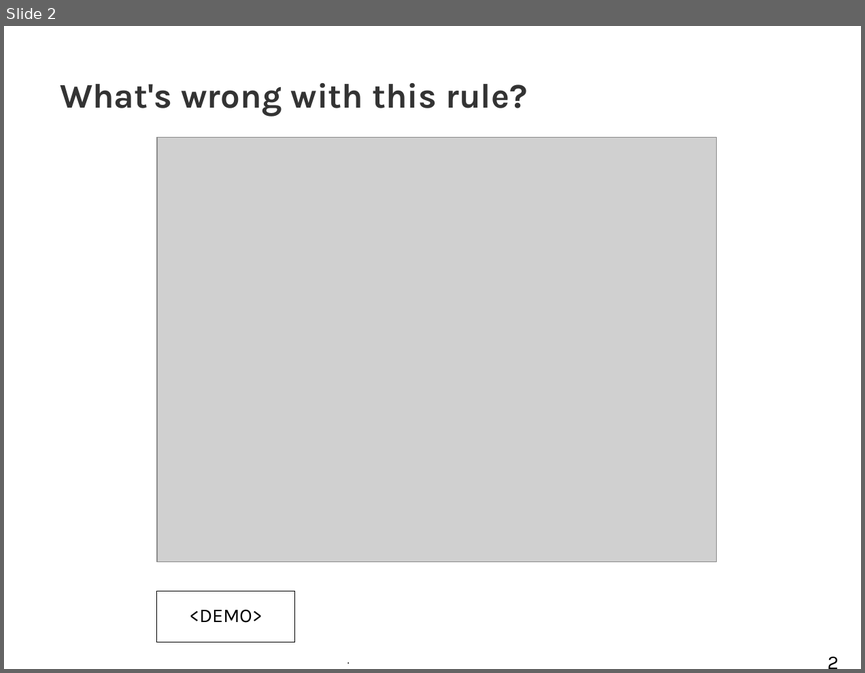
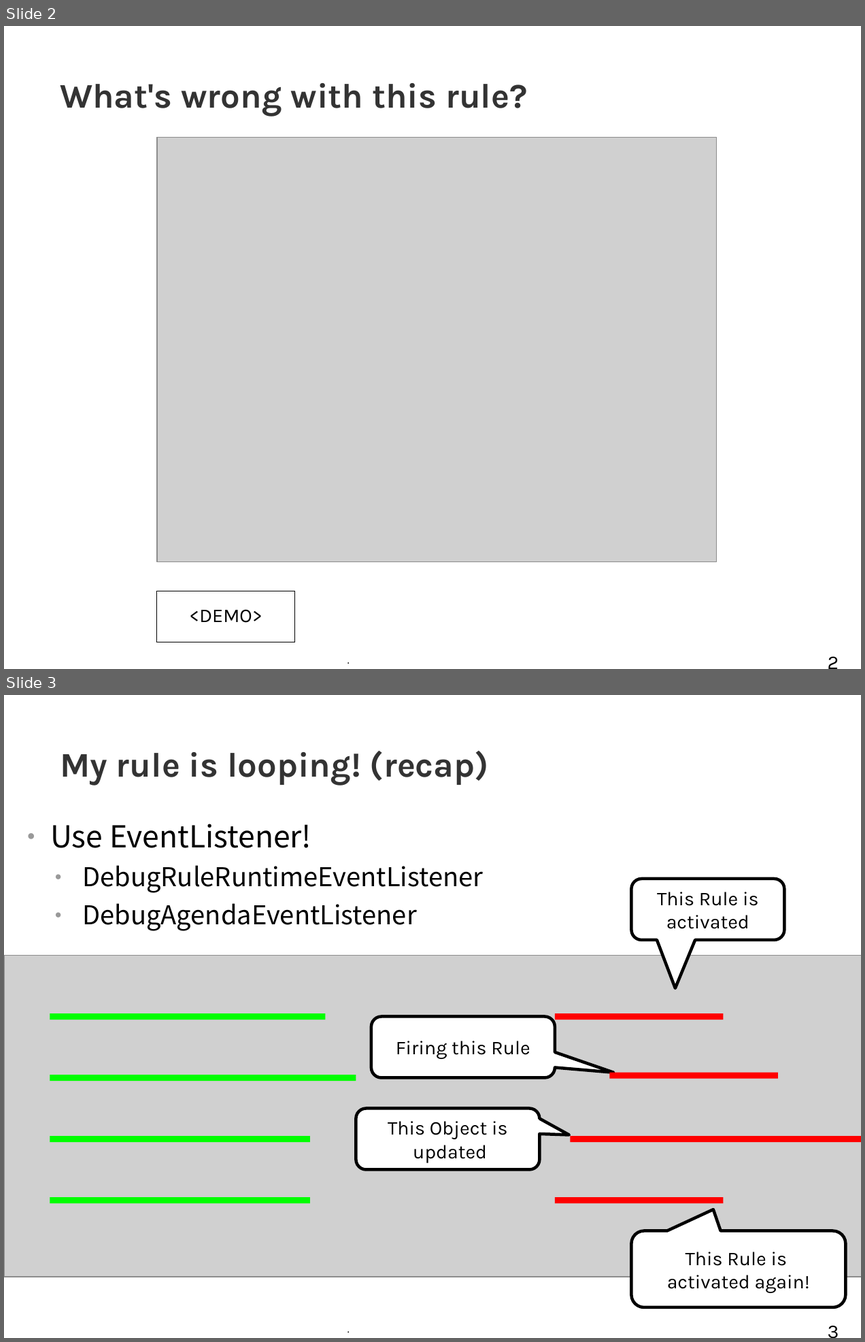
Before and after one commit to tkobayas/kie-live, a slide deck: 2021_Drools_trouble_shooting.odp. Shown one above the other, each under a label of ours: slide 2 before the commit, slides 2 and 3 after it. The pictures are 865x673 and 865x1342 pixels, drawn with LibreOffice and Linux fonts; fonts in the diff are those of the drawing; grey boxes stand for pictures; background and template pictures are left out. Boxes give left, top, right and bottom in pixels: in the first picture for what was removed or moved away, otherwise in the second. Text is boxed around its words. In the diff, an @@ line names an element or a change of style, - is before the commit and + after.

```diff
--- a/2021_Drools_trouble_shooting.odp
+++ b/2021_Drools_trouble_shooting.odp
@@ slide 3 added at (4, 695, 861, 1338), background #FFFFFF; not listed: 2 template elements that a slide beside it also shows @@
@@ title added at (60, 751, 489, 785), 32 pt, text #333333, bold @@
+My rule is looping! (recap)
@@ text added at (50, 824, 483, 931), 24 pt, text #000000 @@
+● Use EventListener!
+  ● DebugRuleRuntimeEventListener
+  ● DebugAgendaEventListener
@@ rounded speech box added at (632, 879, 785, 940), fill #FFFFFF, outline #000000 2.83 pt, 18 pt, text #000000 @@
+This Rule is
+activated
@@ picture added at (4, 955, 861, 1276) @@
@@ line added from (50, 1016) to (325, 1016), #00FF00 5.67 pt @@
@@ rounded speech box added at (371, 1016, 555, 1078), fill #FFFFFF, outline #000000 2.83 pt, 18 pt, text #000000 @@
+Firing this Rule
@@ line added from (555, 1016) to (723, 1016), #FF0000 5.67 pt @@
@@ line added from (50, 1078) to (356, 1078), #00FF00 5.67 pt @@
@@ line added from (610, 1075) to (779, 1075), #FF0000 5.67 pt @@
@@ rounded speech box added at (356, 1108, 540, 1169), fill #FFFFFF, outline #000000 2.83 pt, 18 pt, text #000000 @@
+This Object is
+updated
@@ line added from (50, 1139) to (310, 1139), #00FF00 5.67 pt @@
@@ line added from (570, 1139) to (861, 1139), #FF0000 5.67 pt @@
@@ line added from (50, 1200) to (310, 1200), #00FF00 5.67 pt @@
@@ line added from (555, 1200) to (723, 1200), #FF0000 5.67 pt @@
@@ rounded speech box added at (632, 1231, 846, 1307), fill #FFFFFF, outline #000000 2.83 pt, 18 pt, text #000000 @@
+This Rule is
+activated again!
```
Also in this commit, not shown: 10 slides changed, 2 other slides added, 1 slide removed, 31 other files.
